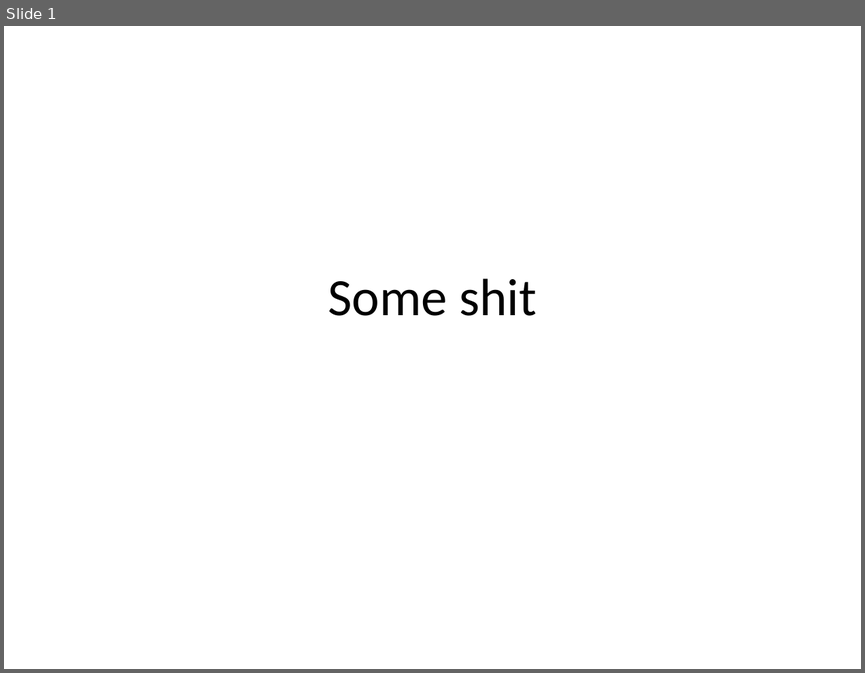
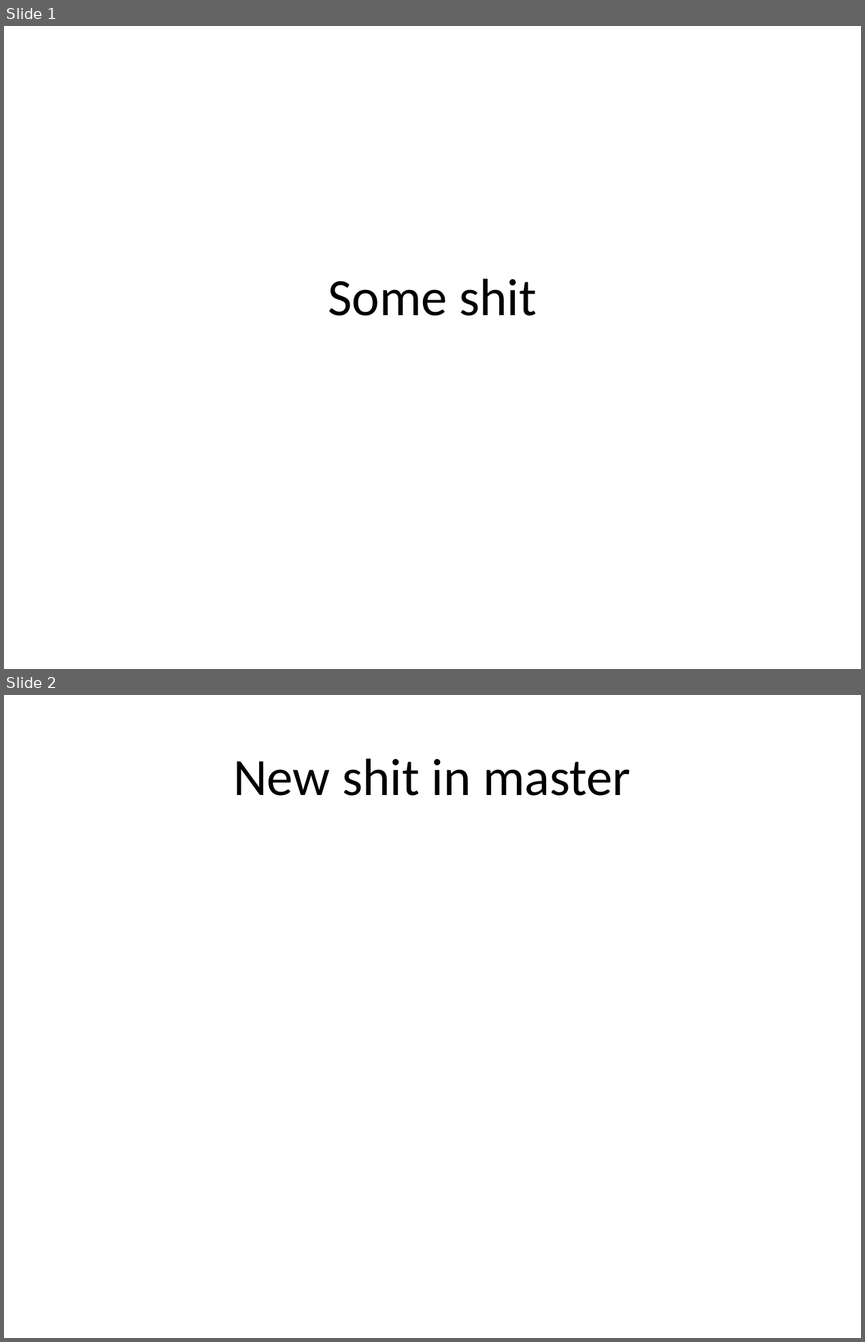
Before and after one commit to Ninjalemur/Testing, a slide deck: test pres.pptx. Shown one above the other, each under a label of ours: slide 1 before the commit, slides 1 and 2 after it. The pictures are 865x673 and 865x1342 pixels, drawn with LibreOffice and Linux fonts; fonts in the diff are those of the drawing. Boxes give left, top, right and bottom in pixels: in the first picture for what was removed or moved away, otherwise in the second. Text is boxed around its words. In the diff, an @@ line names an element or a change of style, - is before the commit and + after.

Commit message:
New stuff in master

```diff
--- a/test pres.pptx
+++ b/test pres.pptx
@@ slide 2 added at [4, 695, 861, 1338], background #FFFFFF @@
@@ title added at [233, 758, 631, 796], 44 pt, text #000000 @@
+New shit in master
```
